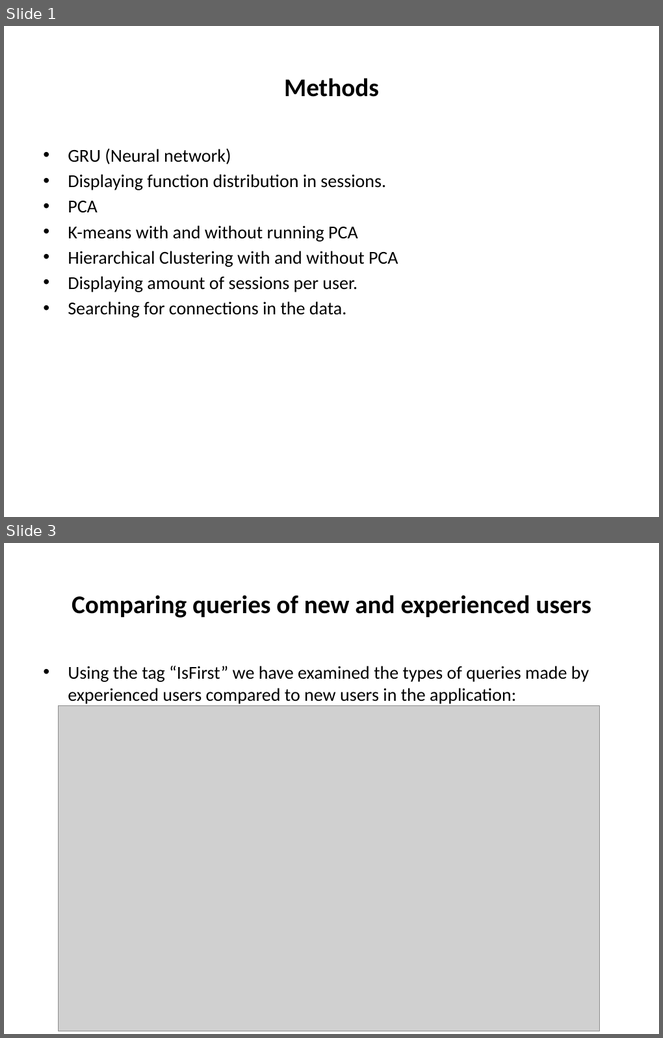
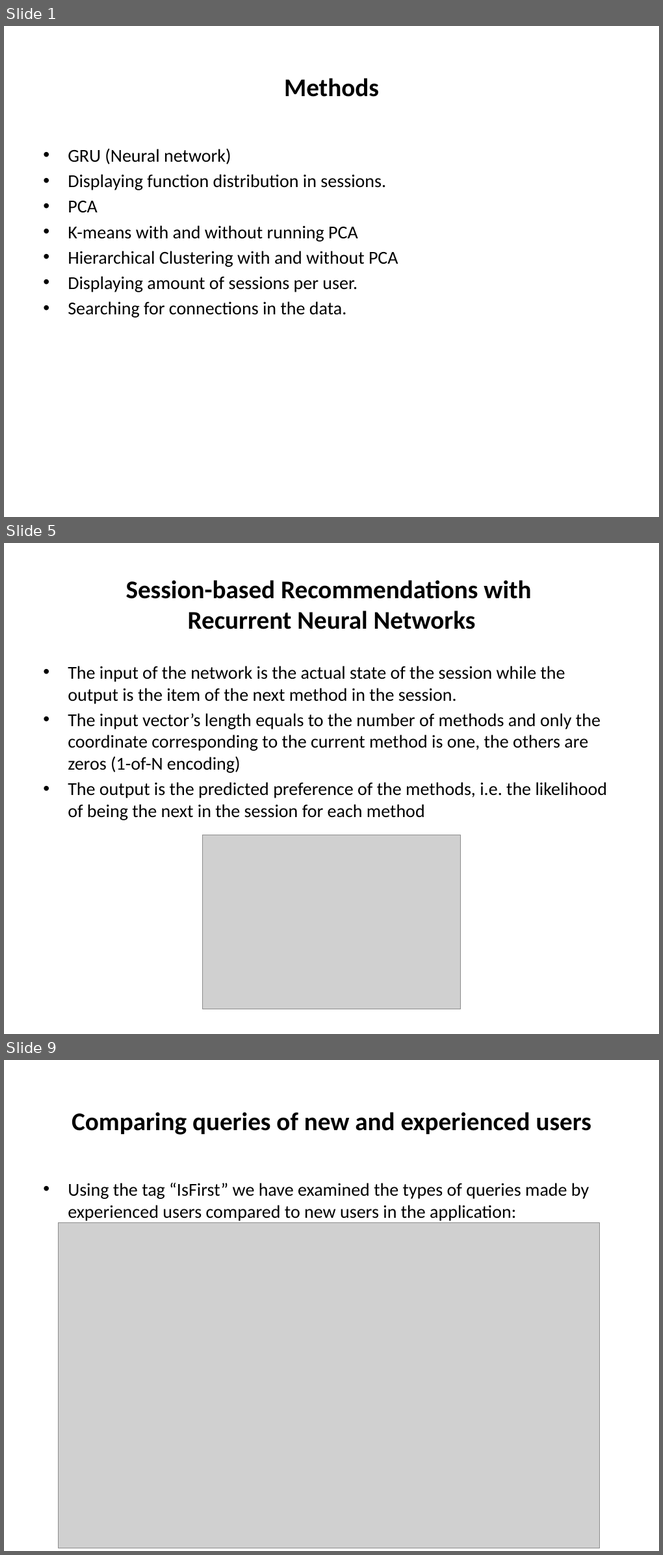
Before and after one commit to royee17/DS_Workshop, a slide deck: Methods.pptx. Shown one above the other, each under a label of ours: slides 1 and 3 before the commit, slides 1, 5 and 9 after it; the slides between them are not shown. The pictures are 663x1038 and 663x1555 pixels, drawn with LibreOffice and Linux fonts; fonts in the diff are those of the drawing; grey boxes stand for pictures. Boxes give left, top, right and bottom in pixels: in the first picture for what was removed or moved away, otherwise in the second. Text is boxed around its words. In the diff, an @@ line names an element or a change of style, - is before the commit and + after.

```diff
--- a/Methods.pptx
+++ b/Methods.pptx
@@ slide 5 added at (x1=4, y1=543, x2=659, y2=1034), background #FFFFFF @@
@@ title added at (x1=126, y1=580, x2=531, y2=629), 28 pt, text #000000, bold @@
+Session-based Recommendations with
+Recurrent Neural Networks
@@ text added at (x1=68, y1=666, x2=608, y2=821), 20 pt, text #000000 @@
+• The input of the network is the actual state of the session while the output is the item of the next method in the session.
+• The input vector’s length equals to the number of methods and only the coordinate corresponding to the current method is one, the others are zeros (1-of-N encoding)
+• The output is the predicted preference of the methods, i.e. the likelihood of being the next in the session for each method
@@ picture added at (x1=202, y1=835, x2=461, y2=1010) @@
@@ what was slide 3 is now slide 9 @@
```
Also in this commit, not shown: 3 slides changed, 7 other slides added.
